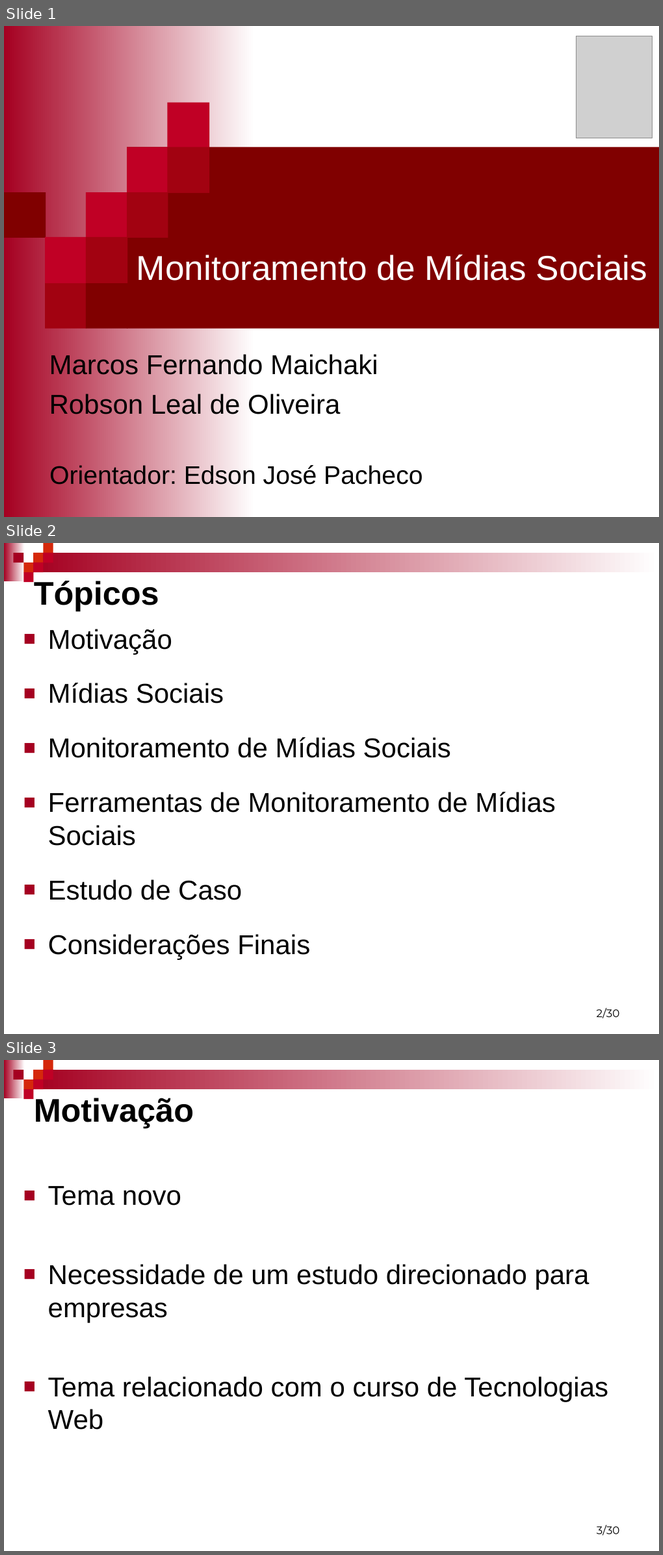
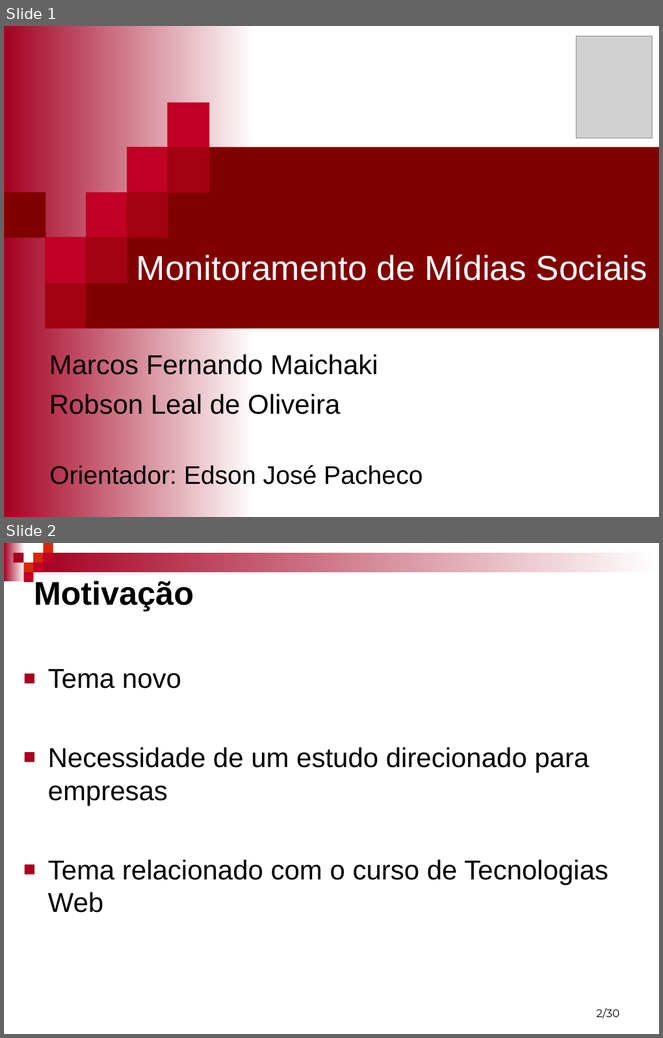
Before and after one commit to mfernado/my-project-socialmonitor, a slide deck: Artigo/Monitoramento de mídias Sociais - Marcos e Robson.ppt. Shown one above the other, each under a label of ours: slides 1, 2 and 3 before the commit, slides 1 and 2 after it. The pictures are 663x1555 and 663x1038 pixels, drawn with LibreOffice and Linux fonts; fonts in the diff are those of the drawing; grey boxes stand for pictures; background and template pictures are left out. Boxes give left, top, right and bottom in pixels: in the first picture for what was removed or moved away, otherwise in the second. Text is boxed around its words. In the diff, an @@ line names an element or a change of style, - is before the commit and + after.

```diff
--- a/Artigo/Monitoramento de mídias Sociais - Marcos e Robson.ppt
+++ b/Artigo/Monitoramento de mídias Sociais - Marcos e Robson.ppt
@@ slide 2 removed at (x1=4, y1=543, x2=659, y2=1034), background #FFFFFF; not listed: 9 template elements that a slide beside it also shows @@
@@ title removed at (x1=34, y1=581, x2=159, y2=611) @@
-Tópicos
@@ text removed at (x1=48, y1=629, x2=556, y2=960) @@
-■ Motivação
-■ Mídias Sociais
-■ Monitoramento de Mídias Sociais
-■ Ferramentas de Monitoramento de Mídias Sociais
-■ Estudo de Caso
-■ Considerações Finais
@@ page number removed at (x1=597, y1=1008, x2=620, y2=1019) @@
-2/30
@@ what was slide 3 is now slide 2 @@
@@ page number at (x1=597, y1=1008, x2=620, y2=1019): text changed @@
-3/30
+2/30
```
Also in this commit, not shown: 1 slide added, 4 other files.
